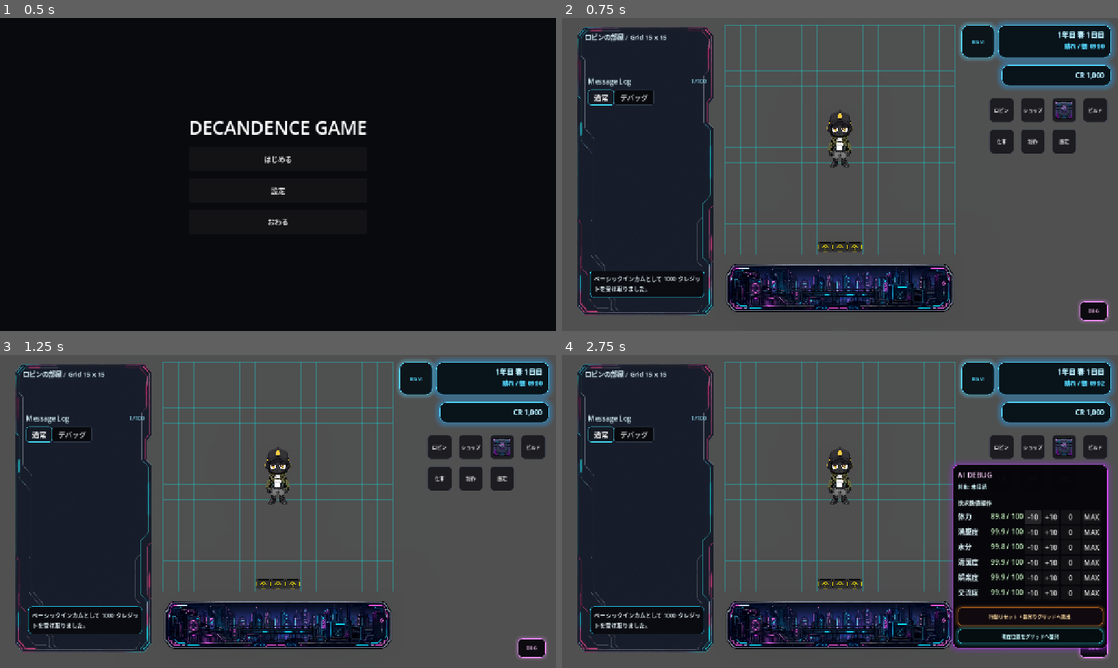
Above: before the commit, frames 1-4 (two rows, left to right).
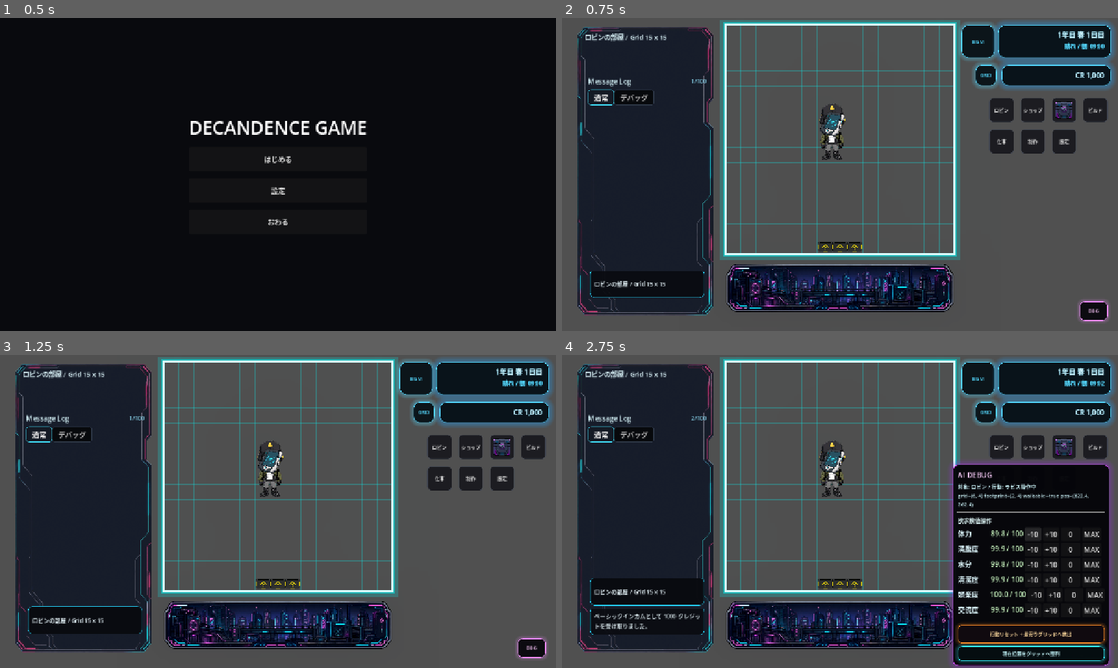
Above: after the commit, the same moments.

Repository: grimoire1089-coder/optimistic
Game: Godot game, scene res://Scenes/Boot/TitleScene.tscn
Two runs of this game, one before a commit and one after it. Both use one fixed random seed, a clock stepped at 60 frames per second and the inputs below. Sound files missing from this copy of the repository are replaced by a short silence.
Inputs:
- Up to frame 1 (0.5 s): no input
- Up to frame 2 (0.75 s): click "はじめる" at 0.5 s
- Up to frame 3 (1.25 s): no input
- Up to frame 4 (2.75 s): click "DBG" at 1.25 s; click "-10" at 2 s

Frame 1 is identical in both runs. In frame 2, 5.1% of the frame differs, in the area x 5-79%, y 0-88%; in frame 3, 5.1%; in frame 4, 13%, in the area x 5-99%, y 0-100%.
Error before the commit: Parse Error: Function "_setup_click_area()" not found in base self. (res://Scripts/Characters/Robin/RobinWanderActor.gd:45)

Commit message:
Restore Robin actor helpers after debug additions

Diff:
--- a/Scripts/Characters/Robin/RobinWanderActor.gd
+++ b/Scripts/Characters/Robin/RobinWanderActor.gd
@@ -328,6 +328,82 @@
 	sit_behavior_module.cancel_sitting()
 
 
+func _is_busy_for_entrance_travel() -> bool:
+	if entrance_travel_behavior_module != null and entrance_travel_behavior_module.is_active():
+		return true
+	if craft_behavior_module != null and craft_behavior_module.is_active():
+		return true
+	if sleep_behavior_module != null and sleep_behavior_module.is_active():
+		return true
+	if hydrate_behavior_module != null and hydrate_behavior_module.is_active():
+		return true
+	if hygiene_behavior_module != null and hygiene_behavior_module.is_active():
+		return true
+	return false
+
+
+func _connect_entrance_travel_signal() -> void:
+	if entrance_travel_behavior_module == null:
+		return
+	var callable := Callable(self, "_on_entrance_travel_completed")
+	if not entrance_travel_behavior_module.travel_completed.is_connected(callable):
+		entrance_travel_behavior_module.travel_completed.connect(callable)
+
+
+func _on_entrance_travel_completed(target_map_id: StringName) -> void:
+	entrance_travel_completed.emit(target_map_id)
+
+
+func _setup_click_area() -> void:
+	if click_area == null:
+		return
+	click_area.input_pickable = true
+	var callable := Callable(self, "_on_click_area_input_event")
+	if not click_area.input_event.is_connected(callable):
+		click_area.input_event.connect(callable)
+
+
+func _on_click_area_input_event(_viewport: Viewport, event: InputEvent, _shape_idx: int) -> void:
+	if event is InputEventMouseButton:
+		var mouse_event := event as InputEventMouseButton
+		if mouse_event.button_index == MOUSE_BUTTON_LEFT and mouse_event.pressed:
+			_select_actor()
+
+
+func _is_mouse_inside_sprite_click_rect(global_mouse_position: Vector2) -> bool:
+	if sprite == null:
+		return false
+	var local_position := sprite.to_local(global_mouse_position)
+	var rect := sprite.get_rect().grow_individual(
+		sprite_click_padding.x,
+		sprite_click_padding.y,
+		sprite_click_padding.x,
+		sprite_click_padding.y
+	)
+	return rect.has_point(local_position)
+
+
+func _select_actor() -> void:
+	_play_click_sfx()
+	selected.emit(self)
+	get_viewport().set_input_as_handled()
+
+
+func _play_click_sfx() -> void:
+	if click_sfx == null:
+		return
+	AudioPlayer.play_sfx(click_sfx, 1.0, click_sfx_volume_db)
+
+
+func _load_default_click_sfx_if_needed() -> void:
+	if click_sfx != null:
+		return
+	for path in DEFAULT_CLICK_SFX_PATHS:
+		if ResourceLoader.exists(path):
+			click_sfx = load(path) as AudioStream
+			return
+
+
 func _debug_reset_behavior(behavior: Node) -> bool:
 	if behavior == null:
 		return false
@@ -360,7 +436,6 @@
 		return true
 
 	_debug_set_property_if_exists(behavior, &"_is_active", false)
-	_debug_set_property_if_exists(behavior, &"_path_cells", [])
 	return was_active
 
 
